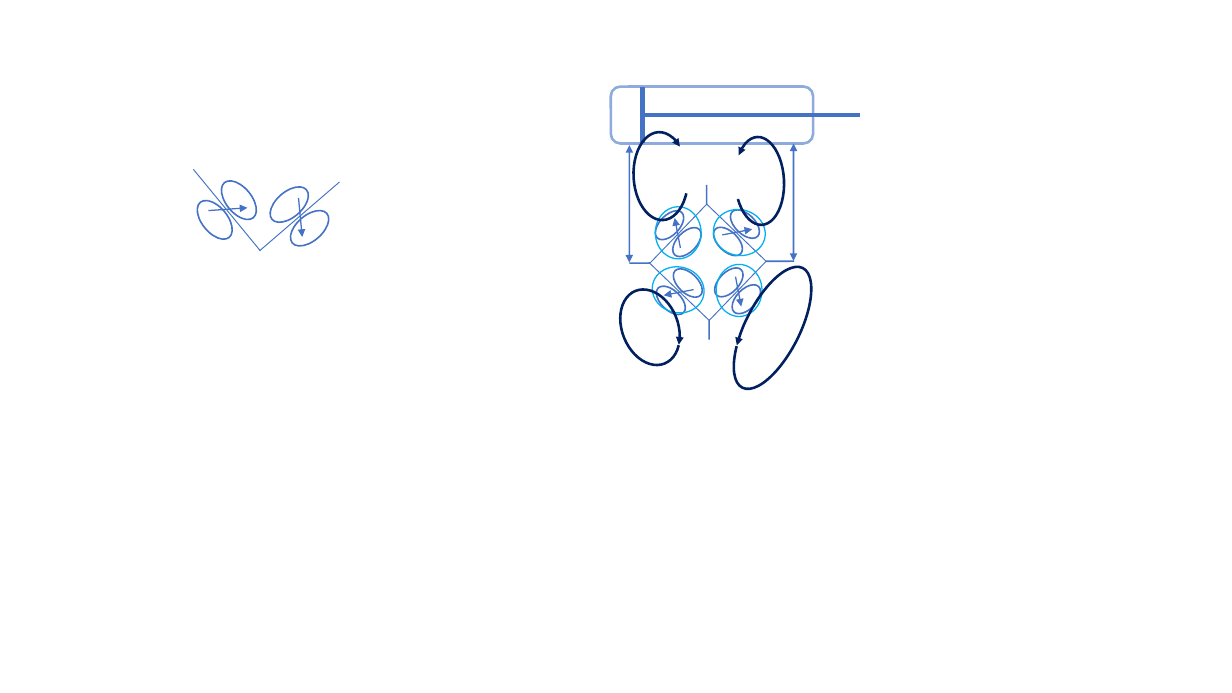
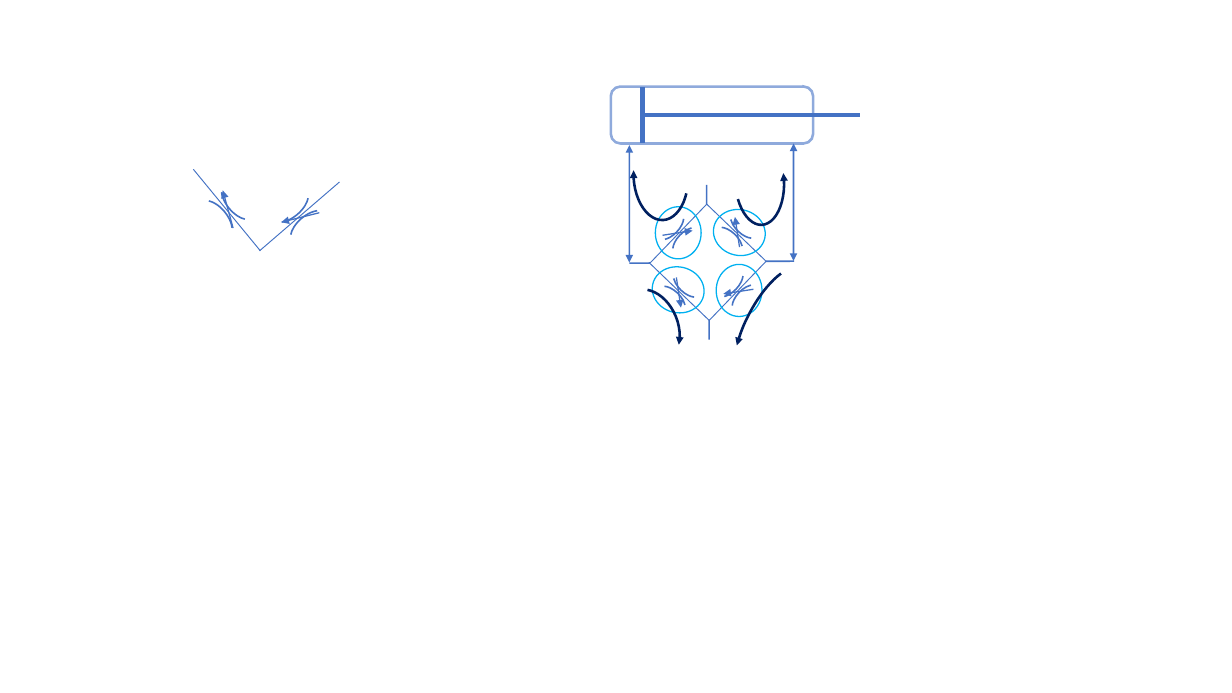
Before and after one commit to rnitsche66/teachingSMC, a slide deck: slide 2 of Festo/Drossel.odp. Drawn at 1232x693 pixels with LibreOffice and Linux fonts; fonts in the diff are those of the drawing. Boxes give left, top, right and bottom in pixels: in the first picture for what was removed or moved away, otherwise in the second. Text is boxed around its words. In the diff, an @@ line names an element or a change of style, - is before the commit and + after.

```diff
--- a/Festo/Drossel.odp
+++ b/Festo/Drossel.odp
@@ arrow moved from (209, 211) - (248, 208) to (233, 228) - (223, 190) @@
@@ arrow moved from (299, 198) - (302, 237) to (320, 213) - (282, 222) @@
@@ arrow moved from (680, 248) - (675, 218) to (663, 236) - (693, 231) @@
@@ arrow moved from (723, 235) - (752, 229) to (739, 247) - (735, 217) @@
@@ outline redrawn in 17 elements at box(191, 194, 240, 245), box(215, 174, 264, 226), box(264, 180, 315, 229), box(284, 203, 335, 252), box(710, 263, 748, 301), box(727, 280, 765, 319), box(708, 222, 747, 260), box(725, 204, 764, 243), box(668, 223, 706, 262), box(650, 206, 689, 245), box(669, 264, 707, 302), box(651, 281, 690, 320), box(611, 87, 813, 144), box(631, 131, 690, 221), box(719, 256, 828, 400), box(732, 136, 786, 226), box(609, 281, 691, 375) @@
@@ arrow moved from (694, 289) - (664, 296) to (677, 277) - (681, 308) @@
@@ arrow moved from (736, 276) - (741, 307) to (753, 289) - (724, 294) @@
```
Also in this commit, not shown: 1 other slide changed, 1 slide added, 1 slide removed, 1 other file.
